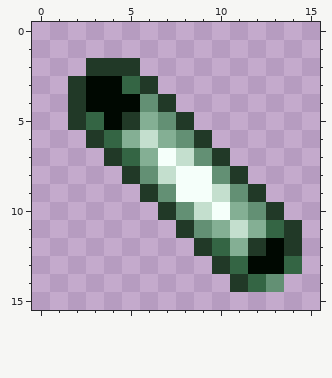
File history of a pixel-art sprite, tfc/textures/items/metal/tuyere/bismuth_bronze.png. The picture above is the old version.
The file is 16x16 pixels.
After the commit:
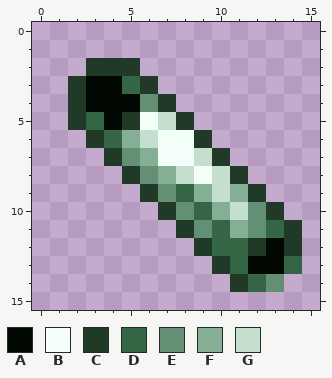
Palette (. is transparent): A #000801  B #f5fffa  C #213927  D #346544  E #639074  F #84af94  G #c4dfce
Diff:
Colour E gives way to colour B in row 6 at x 8.
Colour F gives way to colour B in row 5 at x 6; in row 6 at x 7.
Colour G gives way to colour B in row 7 at x 8.
Colour B gives way to colour D in row 9 at x 8.
Colour F gives way to colour D in row 11 at x 10; in row 12 at x 11.
Colour G gives way to colour D in row 10 at x 9.
Colour D gives way to colour E in row 7 at x 5.
Colour F gives way to colour E in row 11 at x 12.
Colour B gives way to colour F in row 9 at x 9; in row 10 at x 10.
Colour E gives way to colour F in row 9 at x 11.
Colour G gives way to colour F in row 8 at x 7; in row 11 at x 11.
Colour B gives way to colour G in row 8 at x 8.
Colour E gives way to colour G in row 5 at x 7; in row 7 at x 9; in row 8 at x 10.
Colour F gives way to colour G in row 10 at x 11.
Pixel boxes of the changes (left, top, right, bottom) in both pictures:
changed: (122, 112, 266, 256)
